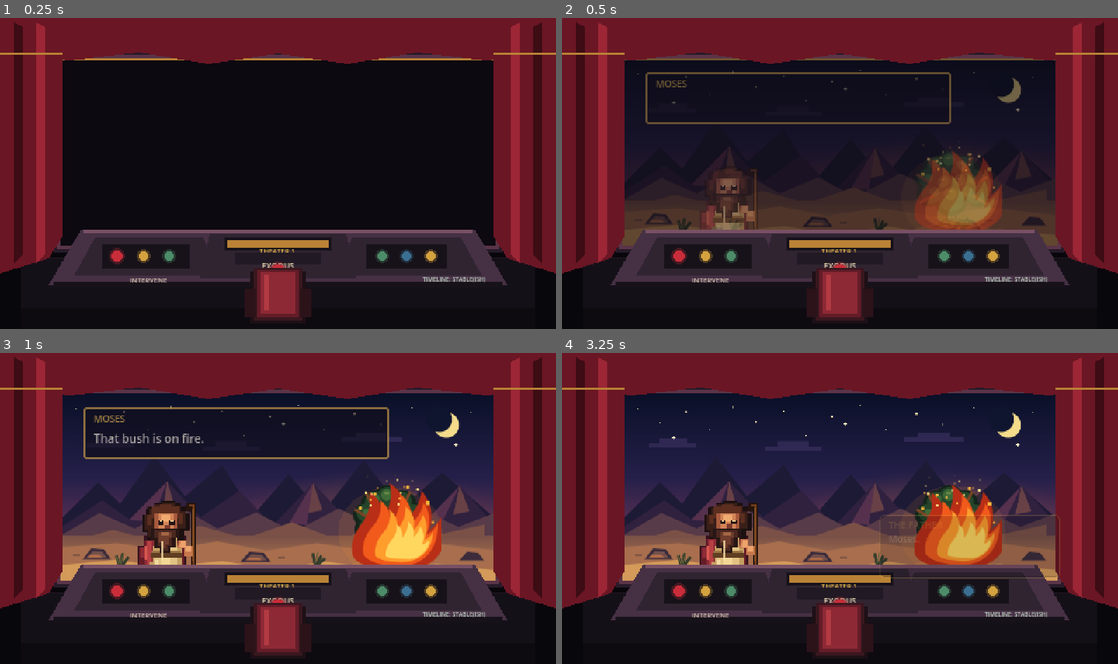
Above: before the commit, frames 1-4 (two rows, left to right).
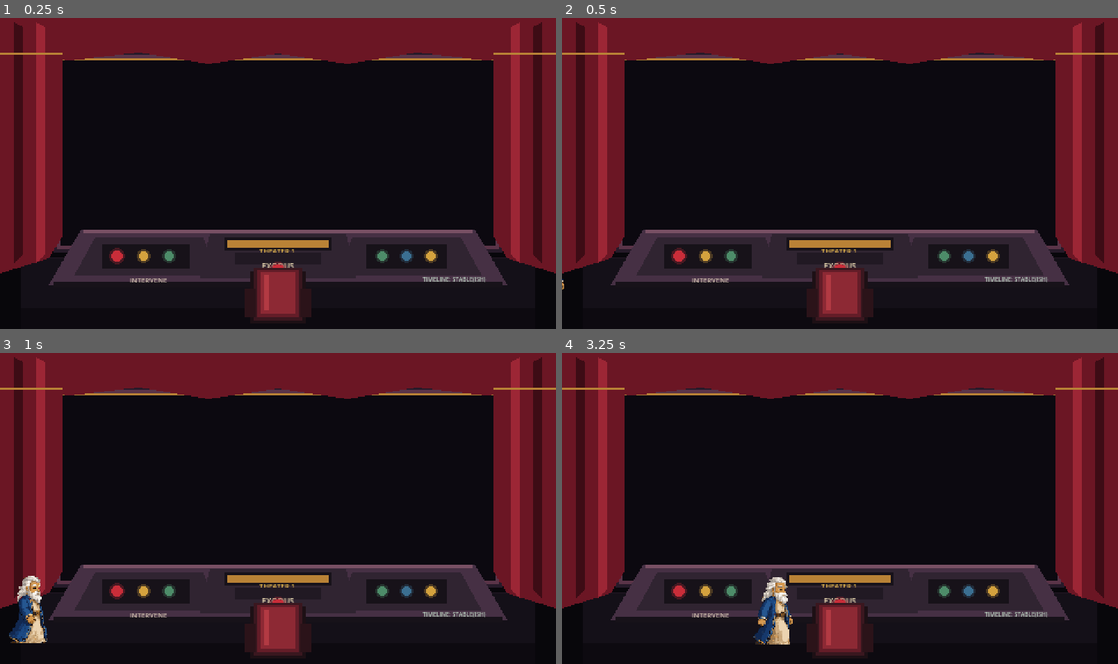
Above: after the commit, the same moments.

Repository: badmrfrosty313/the-bible-sort-of
Game: Godot game, scene res://scenes/theater/theater.tscn
Two runs of this game, one before a commit and one after it. Both use one fixed random seed, a clock stepped at 60 frames per second and the inputs below.
Inputs:
- Up to frame 1 (0.25 s): no input
- Up to frame 2 (0.5 s): no input
- Up to frame 3 (1 s): no input
- Up to frame 4 (3.25 s): no input

Frame 1 is identical in both runs. In frame 2, 17% of the frame differs, in the area x 0-90%, y 12-88%; in frame 3, 36%; in frame 4, 44%, in the area x 10-90%, y 12-94%.
Error before the commit: Parse Error: Cannot infer the type of "neighbor_index" variable because the value doesn't have a set type. (res://scripts/father_pixel.gd:112)

Commit message:
Fix strict typing in Father sprite cleanup

Diff:
--- a/scripts/father_pixel.gd
+++ b/scripts/father_pixel.gd
@@ -21,7 +21,7 @@
 var walk_textures: Array[Texture2D] = []
 
 func _ready() -> void:
-	var old_sprite := get_node_or_null("Sprite2D") as Sprite2D
+	var old_sprite: Sprite2D = get_node_or_null("Sprite2D") as Sprite2D
 	if old_sprite != null:
 		old_sprite.visible = false
 	_build_walk_frames()
@@ -35,8 +35,8 @@
 func _build_walk_frames() -> void:
 	walk_textures.clear()
 	var source: Image = WALK_SHEET.get_image()
-	for i in range(6):
-		var region := Rect2i(FRAME_SIZE.x * i, 0, FRAME_SIZE.x, FRAME_SIZE.y)
+	for i: int in range(6):
+		var region: Rect2i = Rect2i(FRAME_SIZE.x * i, 0, FRAME_SIZE.x, FRAME_SIZE.y)
 		var frame_image: Image = source.get_region(region)
 		_remove_edge_background(frame_image)
 		_remove_stray_islands(frame_image)
@@ -48,22 +48,22 @@
 func _remove_edge_background(image: Image) -> void:
 	# Only remove dark pixels connected to the OUTSIDE of the frame.
 	# This keeps Father's dark eyes and internal outline intact.
-	var width := image.get_width()
-	var height := image.get_height()
-	var visited := PackedByteArray()
+	var width: int = image.get_width()
+	var height: int = image.get_height()
+	var visited: PackedByteArray = PackedByteArray()
 	visited.resize(width * height)
 	var queue: Array[Vector2i] = []
 
-	for x in range(width):
+	for x: int in range(width):
 		_queue_background_pixel(image, Vector2i(x, 0), visited, queue)
 		_queue_background_pixel(image, Vector2i(x, height - 1), visited, queue)
-	for y in range(height):
+	for y: int in range(height):
 		_queue_background_pixel(image, Vector2i(0, y), visited, queue)
 		_queue_background_pixel(image, Vector2i(width - 1, y), visited, queue)
 
-	var index := 0
+	var index: int = 0
 	while index < queue.size():
-		var point := queue[index]
+		var point: Vector2i = queue[index]
 		index += 1
 		image.set_pixel(point.x, point.y, Color(0.0, 0.0, 0.0, 0.0))
 		_queue_background_pixel(image, point + Vector2i.LEFT, visited, queue)
@@ -72,11 +72,11 @@
 		_queue_background_pixel(image, point + Vector2i.DOWN, visited, queue)
 
 func _queue_background_pixel(image: Image, point: Vector2i, visited: PackedByteArray, queue: Array[Vector2i]) -> void:
-	var width := image.get_width()
-	var height := image.get_height()
+	var width: int = image.get_width()
+	var height: int = image.get_height()
 	if point.x < 0 or point.y < 0 or point.x >= width or point.y >= height:
 		return
-	var flat_index := point.y * width + point.x
+	var flat_index: int = point.y * width + point.x
 	if visited[flat_index] != 0:
 		return
 	visited[flat_index] = 1
@@ -87,29 +87,35 @@
 	# Generated source art occasionally contains a few detached pixels near a
 	# frame edge. Keep only substantial connected opaque clusters, which removes
 	# those flickering specks without touching facial details inside Father.
-	var width := image.get_width()
-	var height := image.get_height()
-	var visited := PackedByteArray()
+	var width: int = image.get_width()
+	var height: int = image.get_height()
+	var visited: PackedByteArray = PackedByteArray()
 	visited.resize(width * height)
 	var components: Array[Array] = []
 
-	for y in range(height):
-		for x in range(width):
-			var flat_index := y * width + x
+	for y: int in range(height):
+		for x: int in range(width):
+			var flat_index: int = y * width + x
 			if visited[flat_index] != 0 or image.get_pixel(x, y).a <= 0.01:
 				continue
 			var component: Array[Vector2i] = []
 			var queue: Array[Vector2i] = [Vector2i(x, y)]
 			visited[flat_index] = 1
-			var queue_index := 0
+			var queue_index: int = 0
 			while queue_index < queue.size():
-				var point := queue[queue_index]
+				var point: Vector2i = queue[queue_index]
 				queue_index += 1
 				component.append(point)
-				for neighbor in [point + Vector2i.LEFT, point + Vector2i.RIGHT, point + Vector2i.UP, point + Vector2i.DOWN]:
+				var neighbors: Array[Vector2i] = [
+					point + Vector2i.LEFT,
+					point + Vector2i.RIGHT,
+					point + Vector2i.UP,
+					point + Vector2i.DOWN,
+				]
+				for neighbor: Vector2i in neighbors:
 					if neighbor.x < 0 or neighbor.y < 0 or neighbor.x >= width or neighbor.y >= height:
 						continue
-					var neighbor_index := neighbor.y * width + neighbor.x
+					var neighbor_index: int = neighbor.y * width + neighbor.x
 					if visited[neighbor_index] != 0:
 						continue
 					visited[neighbor_index] = 1
@@ -117,15 +123,15 @@
 						queue.append(neighbor)
 			components.append(component)
 
-	var largest_size := 0
-	for component in components:
+	var largest_size: int = 0
+	for component: Array in components:
 		largest_size = maxi(largest_size, component.size())
 
-	var minimum_keep_size := maxi(4, int(largest_size * 0.015))
-	for component in components:
+	var minimum_keep_size: int = maxi(4, int(largest_size * 0.015))
+	for component: Array in components:
 		if component.size() >= minimum_keep_size:
 			continue
-		for point in component:
+		for point: Vector2i in component:
 			image.set_pixel(point.x, point.y, Color(0.0, 0.0, 0.0, 0.0))
 
 func _process(delta: float) -> void:
